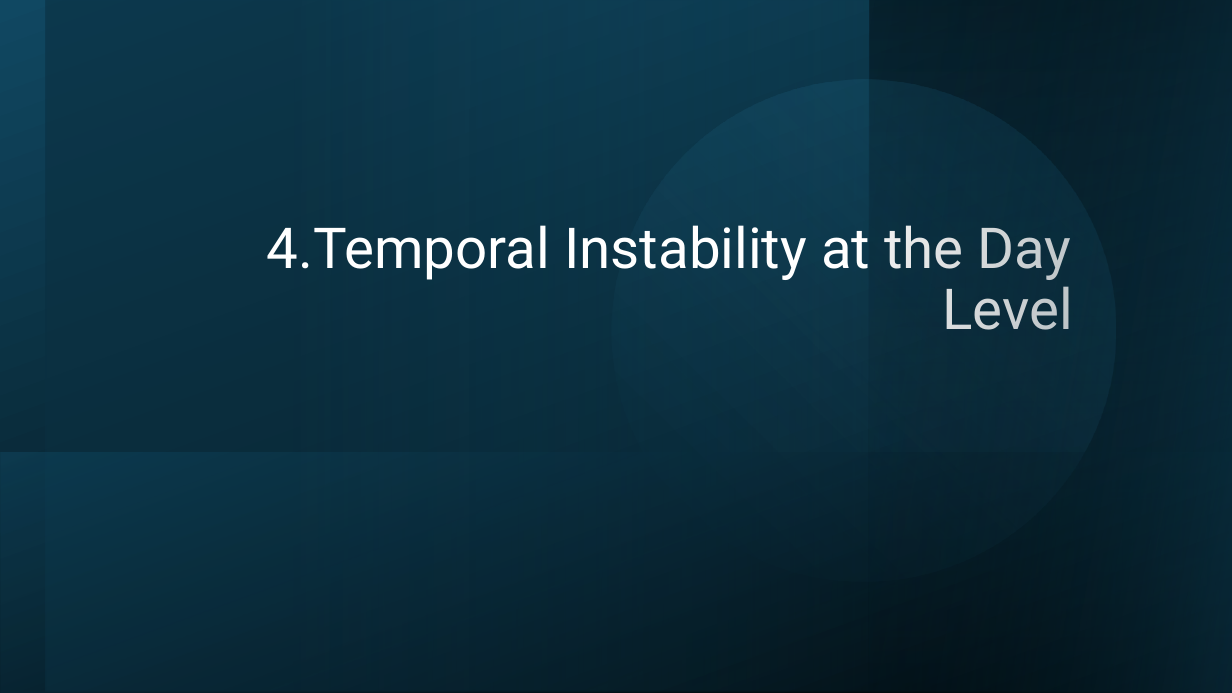
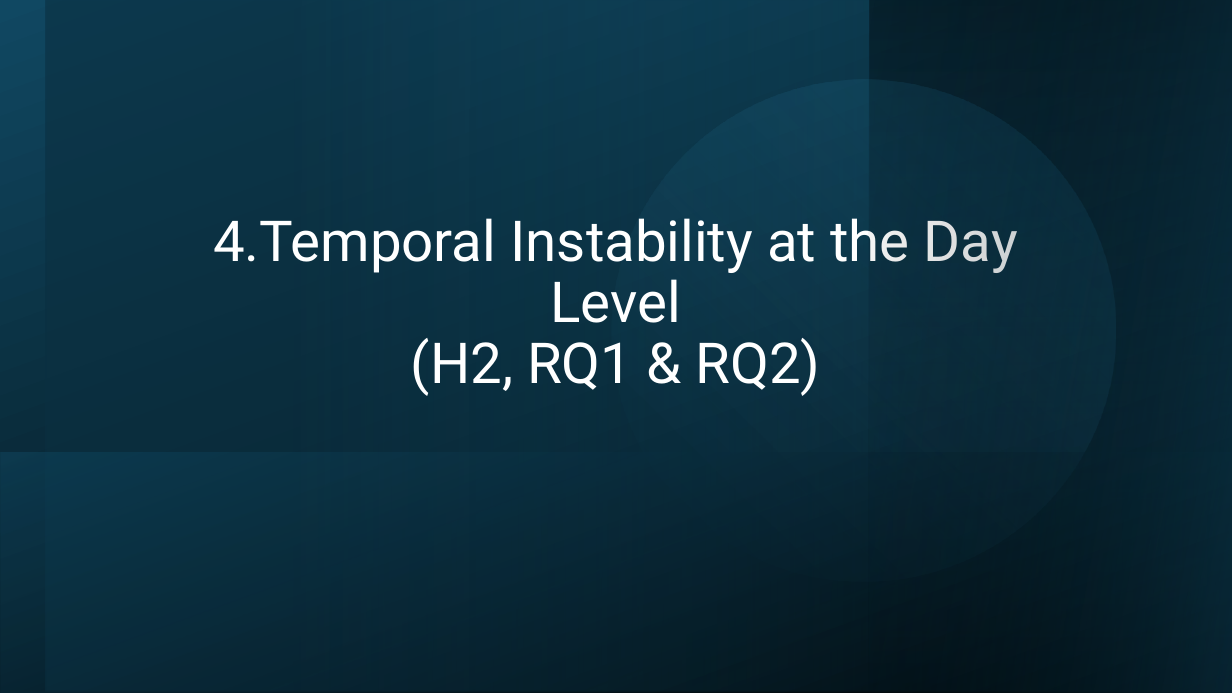
Before and after one commit to anjuyamada/wiki-assignment, a slide deck: slide 12 of Presentation Slide.pptx. Drawn at 1232x693 pixels with LibreOffice and Linux fonts; fonts in the diff are those of the drawing. Boxes give left, top, right and bottom in pixels: in the first picture for what was removed or moved away, otherwise in the second. Text is boxed around its words. In the diff, an @@ line names an element or a change of style, - is before the commit and + after.

```diff
--- a/Presentation Slide.pptx
+++ b/Presentation Slide.pptx
@@ title at [213, 218, 1018, 396]: text changed @@
-4.Temporal Instability at the Day Level
+4.Temporal Instability at the Day Level
+(H2, RQ1 & RQ2)
```
Also in this commit, not shown: 10 other slides changed, 1 slide added, 2 slides removed, 5 other files.
